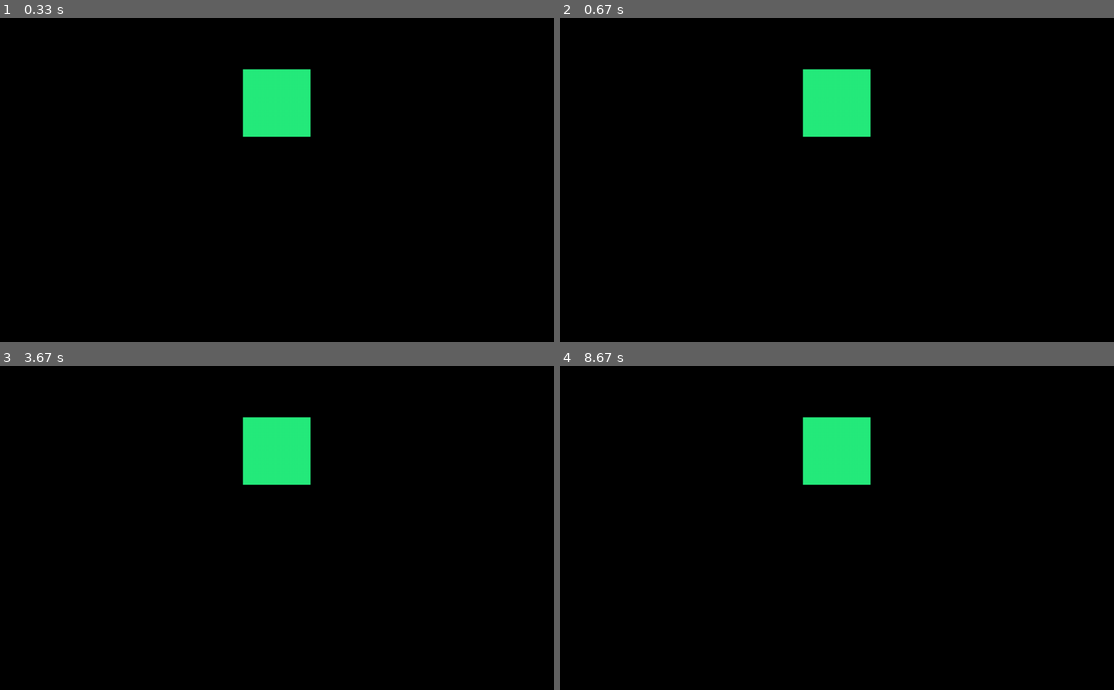
Above: before the commit, frames 1-4 (two rows, left to right).
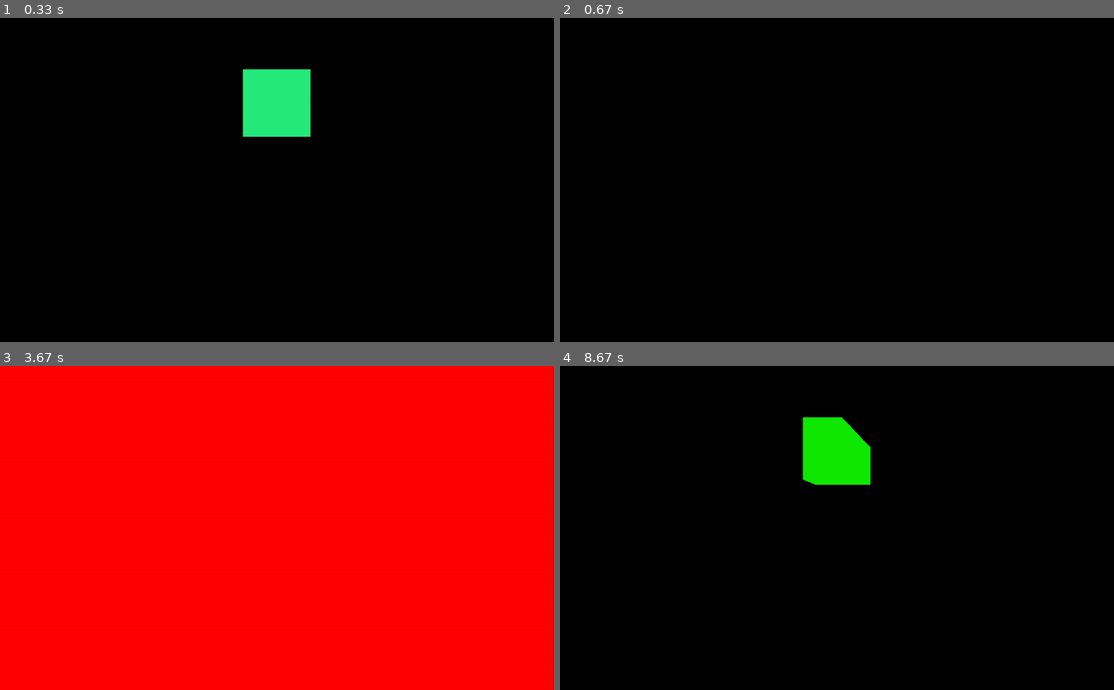
Above: after the commit, the same moments.

Repository: mdberkey/ChimpPygames
Game: pygame game, started from Delayed_Match_To_Sample/python_scripts/DelayedMatchToSample.py
Same seed, same stepped clock (60 frames per second), same inputs: the game is played once before the commit and once after it.
Inputs (mouse positions are in pixels of both pictures, inside the frame that each line leads up to):
- Up to frame 1 (0.33 s): no input
- Up to frame 2 (0.67 s): press the mouse at (837, 102) at 0.37 s; move the mouse to (748, 115) at 0.47 s; release the mouse at (665, 131) at 0.6 s
- Up to frame 3 (3.67 s): click (476, 502) at 3.28 s; click (155, 502) at 3.62 s
- Up to frame 4 (8.67 s): no input

Frame 1 is identical in both runs. In frame 2, 2.6% of the frame differs, in the area x 43-57%, y 15-37%; in frame 3, 100%, in the area x 0-100%, y 0-100%; in frame 4, 2.6%.

Commit message:
Add touchscreen mode support

Diff:
--- a/Delayed_Match_To_Sample/python_scripts/DelayedMatchToSample.py
+++ b/Delayed_Match_To_Sample/python_scripts/DelayedMatchToSample.py
@@ -154,8 +154,11 @@
 while running:
     for event in pg.event.get():
         PgTools.quit_pg(event)
-        if event.type == MOUSEMOTION:
+        if event.type == PgTools.input_mode:
             xCoord, yCoord = event.pos
+            if PgTools.touchscreen:
+                if screen.fg.get_at((xCoord, yCoord)) != (0, 0, 0):
+                    on_bg = False
             if trialStart:
                 if sampleStim.collidepoint(xCoord, yCoord) and not on_bg:
                     screen.bg.fill(PgTools.BLACK)
--- a/Delayed_Response_Task/python_scripts/DelayedResponseTask.py
+++ b/Delayed_Response_Task/python_scripts/DelayedResponseTask.py
@@ -154,8 +154,11 @@
 while running:
     for event in pg.event.get():
         PgTools.quit_pg(event)
-        if event.type == MOUSEMOTION:
+        if event.type == PgTools.input_mode:
             xCoord, yCoord = event.pos
+            if PgTools.touchscreen:
+                if screen.fg.get_at((xCoord, yCoord)) != (0, 0, 0):
+                    on_bg = False
             if trialStart:
                 if stimList[SCSLocation].collidepoint(xCoord, yCoord) and not on_bg:
                     screen.bg.fill(PgTools.BLACK)
--- a/Match_To_Sample/python_scripts/MatchToSample.py
+++ b/Match_To_Sample/python_scripts/MatchToSample.py
@@ -152,8 +152,11 @@
 while running:
     for event in pg.event.get():
         PgTools.quit_pg(event)
-        if event.type == MOUSEMOTION:
+        if event.type == PgTools.input_mode:
             xCoord, yCoord = event.pos
+            if PgTools.touchscreen:
+                if screen.fg.get_at((xCoord, yCoord)) != (0, 0, 0):
+                    on_bg = False
             if trialStart:
                 if sampleStim.collidepoint(xCoord, yCoord) and not on_bg:
                     trial_P2(posColor)
--- a/Oddity_Testing/python_scripts/OddityTesting.py
+++ b/Oddity_Testing/python_scripts/OddityTesting.py
@@ -132,8 +132,11 @@
 while running:
     for event in pg.event.get():
         PgTools.quit_pg(event)
-        if event.type == MOUSEMOTION:
+        if event.type == PgTools.input_mode:
             xCoord, yCoord = event.pos
+            if PgTools.touchscreen:
+                if screen.fg.get_at((xCoord, yCoord)) != (0, 0, 0):
+                    on_bg = False
             if stimList[oddLocation].collidepoint(xCoord, yCoord) and not on_bg:
                 PgTools.response(screen, True, passDelay)
                 on_bg = True
--- a/Social_Stimuli_As_Rewards/python_scripts/SocialStimuli.py
+++ b/Social_Stimuli_As_Rewards/python_scripts/SocialStimuli.py
@@ -65,8 +65,11 @@
 while running:
     for event in pg.event.get():
         PgTools.quit_pg(event)
-        if event.type == MOUSEMOTION:
+        if event.type == PgTools.input_mode:
             xCoord, yCoord = event.pos
+            if PgTools.touchscreen:
+                if screen.fg.get_at((xCoord, yCoord)) != (0, 0, 0):
+                    on_bg = False
             if stimulus.collidepoint(xCoord, yCoord) and not on_bg:
                 screen.bg.fill(PgTools.BLACK)
                 screen.refresh()
--- a/Training_Task/python_scripts/TrainingTaskP2.py
+++ b/Training_Task/python_scripts/TrainingTaskP2.py
@@ -64,8 +64,11 @@
 while running:
     for event in pg.event.get():
         PgTools.quit_pg(event)
-        if event.type == MOUSEMOTION:
+        if event.type == PgTools.input_mode:
             xCoord, yCoord = event.pos
+            if PgTools.touchscreen:
+                if screen.fg.get_at((xCoord, yCoord)) != (0, 0, 0):
+                    on_bg = False
             if stimulus.collidepoint(xCoord, yCoord) and not on_bg:
                 PgTools.response(screen, True, passDelay)
                 on_bg = True
--- a/Two_Choice_Discrimination/python_scripts/TwoChoiceDiscrim.py
+++ b/Two_Choice_Discrimination/python_scripts/TwoChoiceDiscrim.py
@@ -111,8 +111,11 @@
 while running:
     for event in pg.event.get():
         PgTools.quit_pg(event)
-        if event.type == MOUSEMOTION:
+        if event.type == PgTools.input_mode:
             xCoord, yCoord = event.pos
+            if PgTools.touchscreen:
+                if screen.fg.get_at((xCoord, yCoord)) != (0, 0, 0):
+                    on_bg = False
             if posStim.collidepoint(xCoord, yCoord) and not on_bg:
                 PgTools.response(screen, True, passDelay)
                 on_bg = True
